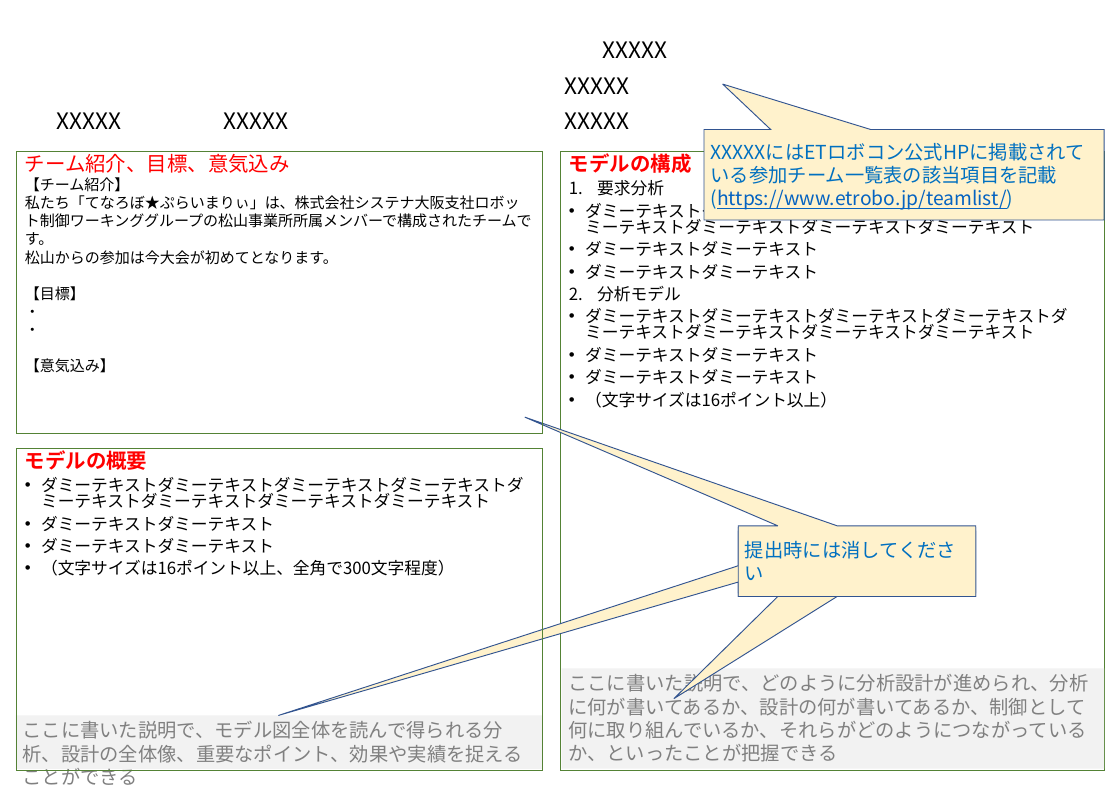
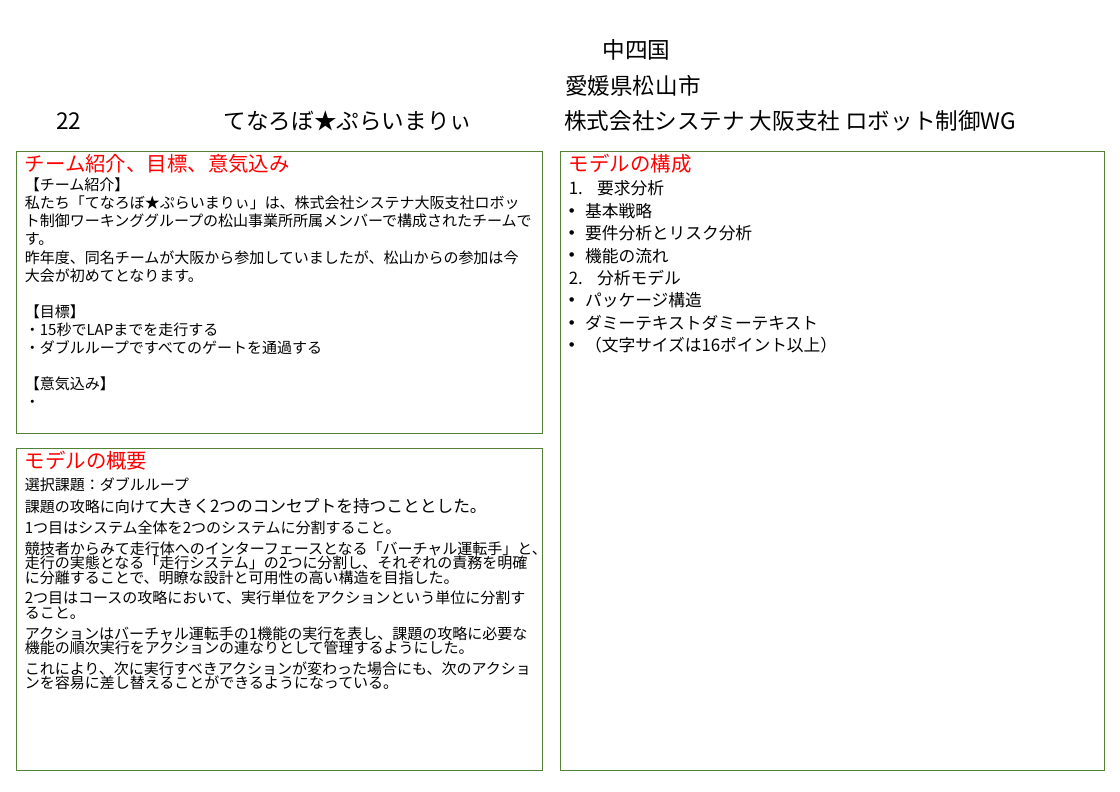
Before and after one commit to miyoshiyuu-systena/tenarobo-primary-mil-2025, a slide deck: slide 1 of model/【モデル図】てなろぼ★ぷらいまりぃ_2025.pptx. Drawn at 1120x792 pixels with LibreOffice and Linux fonts; fonts in the diff are those of the drawing; background and template pictures are left out. Boxes give left, top, right and bottom in pixels: in the first picture for what was removed or moved away, otherwise in the second. Text is boxed around its words. In the diff, an @@ line names an element or a change of style, - is before the commit and + after.

Commit message:
[Update]モデルの更新(試走会開始前時点)

```diff
--- a/model/【モデル図】てなろぼ★ぷらいまりぃ_2025.pptx
+++ b/model/【モデル図】てなろぼ★ぷらいまりぃ_2025.pptx
@@ text at (603,39,671,60): text changed @@
-XXXXX
+中四国
@@ text at (565,75,700,96): text changed @@
-XXXXX
+愛媛県松山市
@@ text at (56,112,81,129): text changed @@
-XXXXX
+22
@@ text at (224,110,472,130): text changed @@
-XXXXX
+てなろぼ★ぷらいまりぃ
@@ text at (564,110,1016,131): text changed @@
-XXXXX
+株式会社システナ 大阪支社 ロボット制御WG
@@ speech box removed at (704,129,1104,220) @@
-XXXXXにはETロボコン公式HPに掲載されている参加チーム一覧表の該当項目を記載
-(https://www.etrobo.jp/teamlist/)
@@ text in rectangle at (569,151,692,173): font Times New Roman to Noto Sans CJK JP, bold off in "モデルの構成" @@
@@ text in rectangle at (585,203,752,264): text changed @@
-• ダミーテキストダミーテキストダミーテキストダミーテキストダミーテキストダミーテキストダミーテキストダミーテキスト
-• ダミーテキストダミーテキスト
-• ダミーテキストダミーテキスト
+• 基本戦略
+• 要件分析とリスク分析
+• 機能の流れ
@@ text in rectangle at (25,250,519,283): text changed @@
-松山からの参加は今大会が初めてとなります。
+昨年度、同名チームが大阪から参加していましたが、松山からの参加は今大会が初めてとなります。
@@ text in rectangle at (585,292,702,308): text changed @@
-• ダミーテキストダミーテキストダミーテキストダミーテキストダミーテキストダミーテキストダミーテキストダミーテキスト
-• ダミーテキストダミーテキスト
+• パッケージ構造
@@ text in rectangle at (25,322,322,391): paragraphs added @@
+・15秒でLAPまでを走行する
+・ダブルループですべてのゲートを通過する
+【意気込み】
@@ text in rectangle at (25,327,115,373): paragraphs removed @@
-・
-【意気込み】
@@ text in rectangle at (25,448,148,470): font Times New Roman to Noto Sans CJK JP, bold off in "モデルの概要" @@
@@ text in rectangle at (25,477,547,690): text changed; size 17.8 to 16 pt @@
-• ダミーテキストダミーテキストダミーテキストダミーテキストダミーテキストダミーテキストダミーテキストダミーテキスト
-• ダミーテキストダミーテキスト
-• ダミーテキストダミーテキスト
-• （文字サイズは16ポイント以上、全角で300文字程度）
+選択課題：ダブルループ
+課題の攻略に向けて大きく2つのコンセプトを持つこととした。
+1つ目はシステム全体を2つのシステムに分割すること。
+競技者からみて走行体へのインターフェースとなる「バーチャル運転手」と、走行の実態となる「走行システム」の2つに分割し、それぞれの責務を明確に分離することで、明瞭な設計と可用性の高い構造を目指した。
+2つ目はコースの攻略において、実行単位をアクションという単位に分割すること。
+アクションはバーチャル運転手の1機能の実行を表し、課題の攻略に必要な機能の順次実行をアクションの連なりとして管理するようにした。
+これにより、次に実行すべきアクションが変わった場合にも、次のアクションを容易に差し替えることができるようになっている。
@@ speech box removed at (739,531,976,596) @@
-提出時には消してください
@@ speech box removed at (739,528,976,593) @@
-提出時には消してください
@@ speech box removed at (739,526,976,596) @@
-提出時には消してください
@@ rectangle removed at (562,669,1104,769) @@
-ここに書いた説明で、どのように分析設計が進められ、分析に何が書いてあるか、設計の何が書いてあるか、制御として何に取り組んでいるか、それらがどのようにつながっているか、といったことが把握できる
@@ rectangle removed at (16,715,542,769) @@
-ここに書いた説明で、モデル図全体を読んで得られる分析、設計の全体像、重要なポイント、効果や実績を捉えることができる
```
Also in this commit, not shown: 3 other slides changed, 11 other files.
